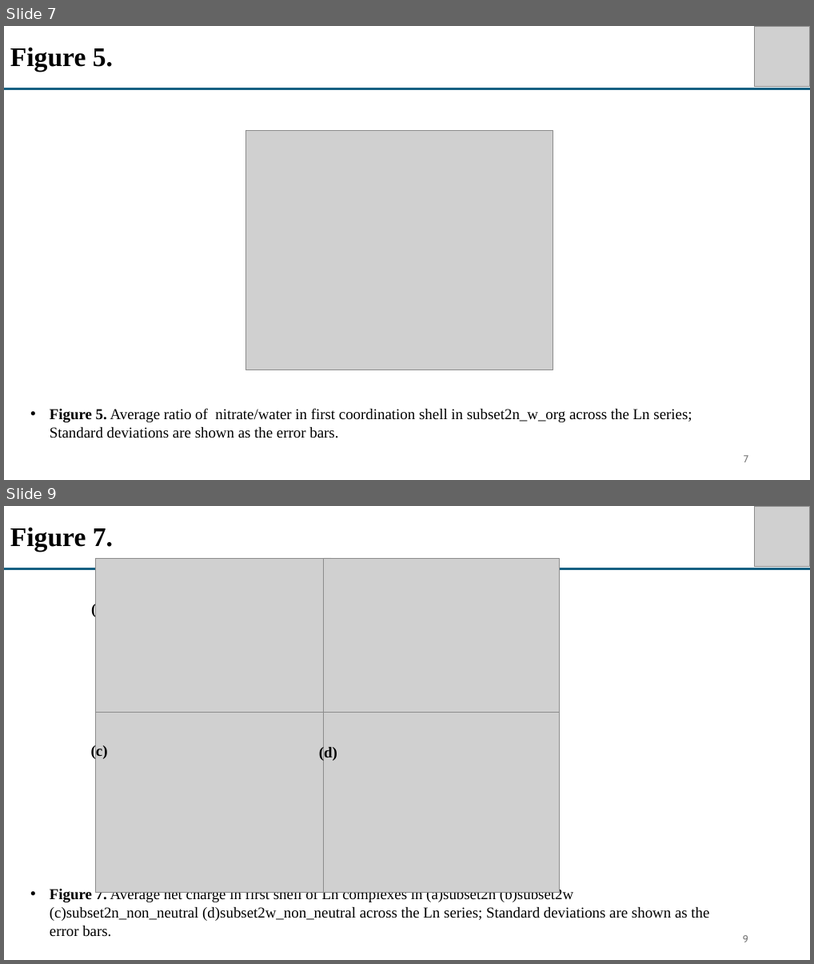
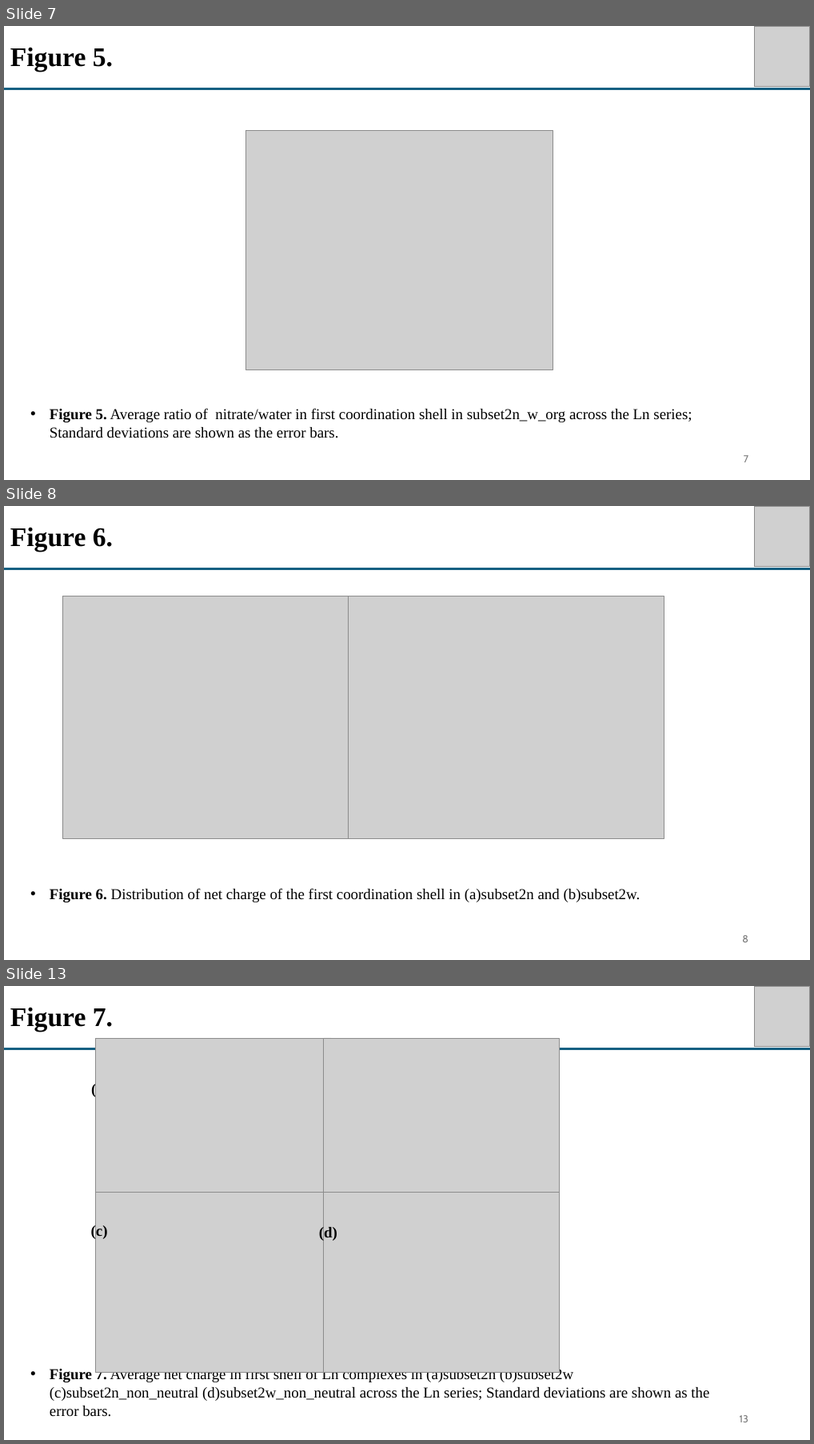
Before and after one commit to sheinlee/nitrate_and_water_in_csd, a slide deck: Figure in paper 2.pptx. Shown one above the other, each under a label of ours: slides 7 and 9 before the commit, slides 7, 8 and 13 after it; the slides between them are not shown. The pictures are 814x964 and 814x1444 pixels, drawn with LibreOffice and Linux fonts; fonts in the diff are those of the drawing; grey boxes stand for pictures. Boxes give left, top, right and bottom in pixels: in the first picture for what was removed or moved away, otherwise in the second. Text is boxed around its words. In the diff, an @@ line names an element or a change of style, - is before the commit and + after.

Commit message:
net charge

```diff
--- a/Figure in paper 2.pptx
+++ b/Figure in paper 2.pptx
@@ slide 8 added at (4,506,810,960), background #FFFFFF @@
@@ title added at (10,527,113,551), 32 pt, text #000000, bold @@
+Figure 6.
@@ picture added at (755,506,810,567) @@
@@ line added from (4, 569) to (810, 569), #156082 3 pt @@
@@ picture added at (62,596,379,838) @@
@@ picture added at (348,596,665,838) @@
@@ text added at (341,603,359,618), 18 pt, text #000000, bold @@
+(b)
@@ text added at (50,888,641,902), 18 pt, text #000000 @@
+• Figure 6. Distribution of net charge of the first coordination shell in (a)subset2n and (b)subset2w.
@@ page number added at (742,935,749,942), 12 pt, text #797979 @@
+8
@@ what was slide 9 is now slide 13 @@
@@ page number at (740,1415,749,1422): text changed @@
-9
+13
```
Also in this commit, not shown: 4 slides changed, 3 other slides added, 4 other files.
